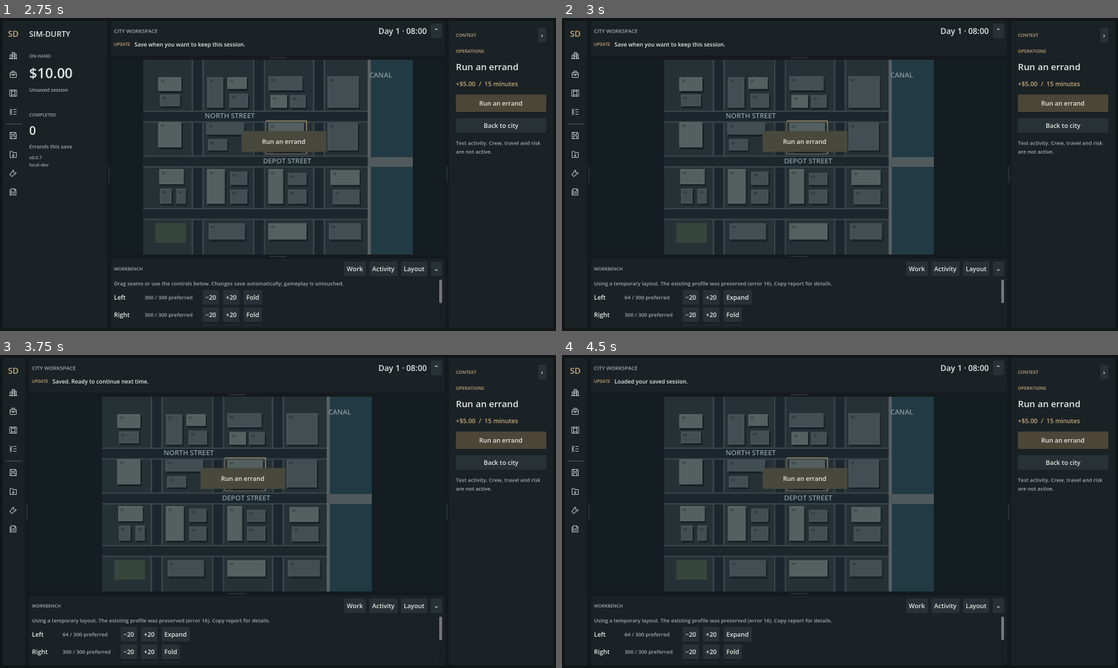
Above: before the commit, frames 1-4 (two rows, left to right).
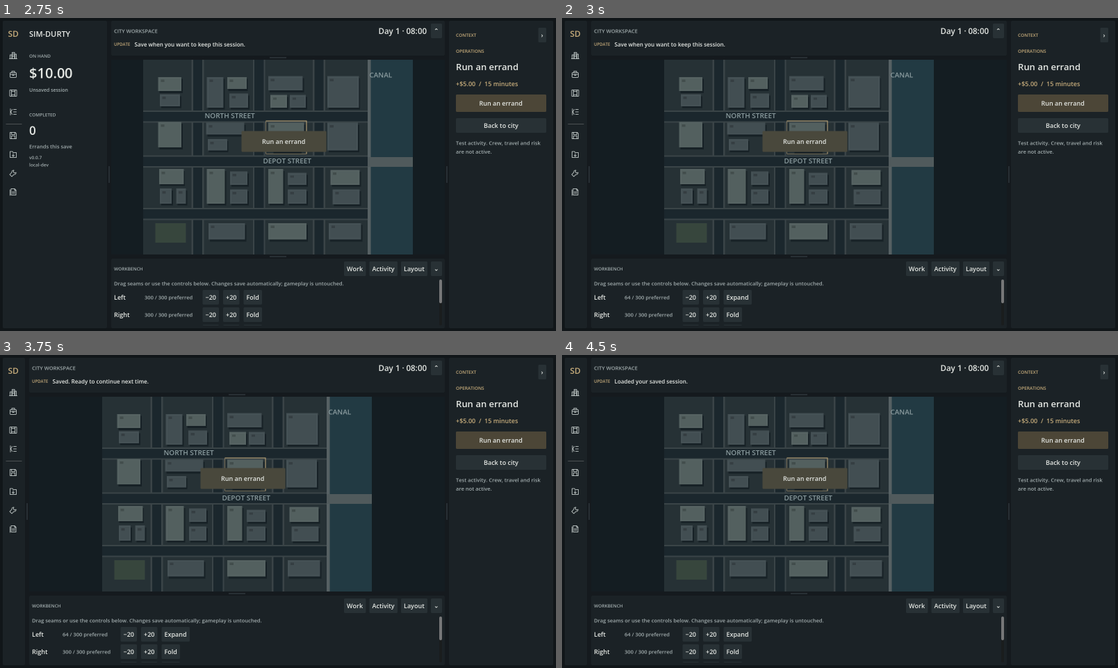
Above: after the commit, the same moments.

Repository: hobokingyt-sketch/SIM-DURTY
Game: Godot game, scene res://game/app/main.tscn
Two runs of this game, one before a commit and one after it. Both use one fixed random seed, a clock stepped at 60 frames per second and the inputs below.
Inputs (mouse positions are in pixels of both pictures, inside the frame that each line leads up to):
- Up to frame 1 (2.75 s): click (11, 55) at 0.52 s; click (11, 74) at 1.25 s; click (11, 93) at 2.02 s
- Up to frame 2 (3 s): click (573, 111) at 2.77 s
- Up to frame 3 (3.75 s): click (11, 473) at 3.52 s
- Up to frame 4 (4.5 s): click (573, 492) at 4.27 s

Frame 1 is identical in both runs. In frame 2, 0.3% of the frame differs, in the area x 5-49%, y 84-86%; in frame 3, 0.3%; in frame 4, 0.3%.

Commit message:
Normalize persisted workspace types and verify constrained input correctly

Diff:
--- a/game/devtools/workspace_probe.gd
+++ b/game/devtools/workspace_probe.gd
@@ -12,6 +12,10 @@
 	var view: SkeletonView = app.get("view") as SkeletonView
 	var session: SkeletonSession = app.get("session") as SkeletonSession
 	var profile: String = WorkspacePreferences.path_for_slot(SLOT)
+	# Headless windows default to the minimum, not the graphical override. This
+	# specific persistence scenario needs 1600x900; captures retain their requested size.
+	if mode in ["write", "read"]:
+		app.get_window().size = Vector2i(1600, 900)
 	await app.get_tree().process_frame
 	await app.get_tree().process_frame
 	if mode == "read":
@@ -20,7 +24,9 @@
 			_fail(app, "missing first-process oracle")
 			return
 		var oracle: Dictionary = parser.data
-		if view.workspace.model.snapshot() != oracle["layout"] or session.state_hash() != oracle["state_hash"] \
+		var expected_model: WorkspaceLayout = WorkspaceLayout.new()
+		if expected_model.restore(oracle.get("layout", {})) != OK \
+				or view.workspace.model.snapshot() != expected_model.snapshot() or session.state_hash() != oracle["state_hash"] \
 				or FileAccess.get_file_as_bytes(SLOT).hex_encode().sha256_text() != oracle["game_bytes"]:
 			_fail(app, "fresh process did not restore independent layout and gameplay")
 			return
--- a/game/ui/os/workspace/workspace_preferences.gd
+++ b/game/ui/os/workspace/workspace_preferences.gd
@@ -11,7 +11,6 @@
 
 
 static func path_for_slot(slot: String) -> String:
-	# Separate namespace, stable per-slot association; never writes the gameplay file.
 	return "user://ui_workspaces/%s.json" % slot.sha256_text().substr(0, 24)
 
 
@@ -24,7 +23,6 @@
 		return ERR_INVALID_DATA
 	var previous: Dictionary = read_layout()
 	if int(previous["error"]) not in [OK, ERR_FILE_NOT_FOUND]:
-		# A broken/future profile stays intact. Live fallback never resets game state.
 		return int(previous["error"]) as Error
 	var error: Error = DirAccess.make_dir_recursive_absolute(ProjectSettings.globalize_path(_path.get_base_dir()))
 	if error != OK:
@@ -76,4 +74,11 @@
 		return {"error": ERR_UNAVAILABLE, "layout": {}}
 	if not WorkspaceLayout.validate(incoming):
 		return {"error": ERR_FILE_CORRUPT, "layout": {}}
-	return {"error": OK, "layout": incoming.duplicate(true)}
+	# JSON reads numeric values as floats. Validate first, then restore canonical types
+	# before nested Dictionary comparison and publishing a persistence snapshot.
+	var normalized: Dictionary = incoming.duplicate(true)
+	normalized["version"] = int(normalized["version"])
+	normalized["scale_percent"] = int(normalized["scale_percent"])
+	for side: String in WorkspaceLayout.SIDES:
+		normalized["rails"][side]["extent"] = int(normalized["rails"][side]["extent"])
+	return {"error": OK, "layout": normalized}
--- a/tests/workspace_tests.gd
+++ b/tests/workspace_tests.gd
@@ -169,6 +169,10 @@
 	_check(session.checkpoint() == checkpoint and not FileAccess.file_exists(SLOT), "dispatched layout input never mutates or autosaves gameplay")
 	view.layout_toggle.pressed.emit()
 	(view.rail_controls["right"]["larger"] as Button).pressed.emit()
+	_check(view.workspace.model.snapshot()["rails"]["right"]["extent"] == 300, "click resizing stops when the city reservation is full")
+	# Create room explicitly; valid expansion must not steal it from the protected city.
+	(view.rail_controls["left"]["smaller"] as Button).pressed.emit()
+	(view.rail_controls["right"]["larger"] as Button).pressed.emit()
 	_check(view.layout_scroll.visible and view.workspace.model.snapshot()["rails"]["right"]["extent"] == 320, "non-drag pointer alternative uses same geometry model")
 	view.reset_layout_button.pressed.emit()
 	_check(view.workspace.model.snapshot() == WorkspaceLayout.defaults() and session.checkpoint() == checkpoint and view.city.camera_snapshot() == camera, "Reset layout leaves simulation and camera intact")
